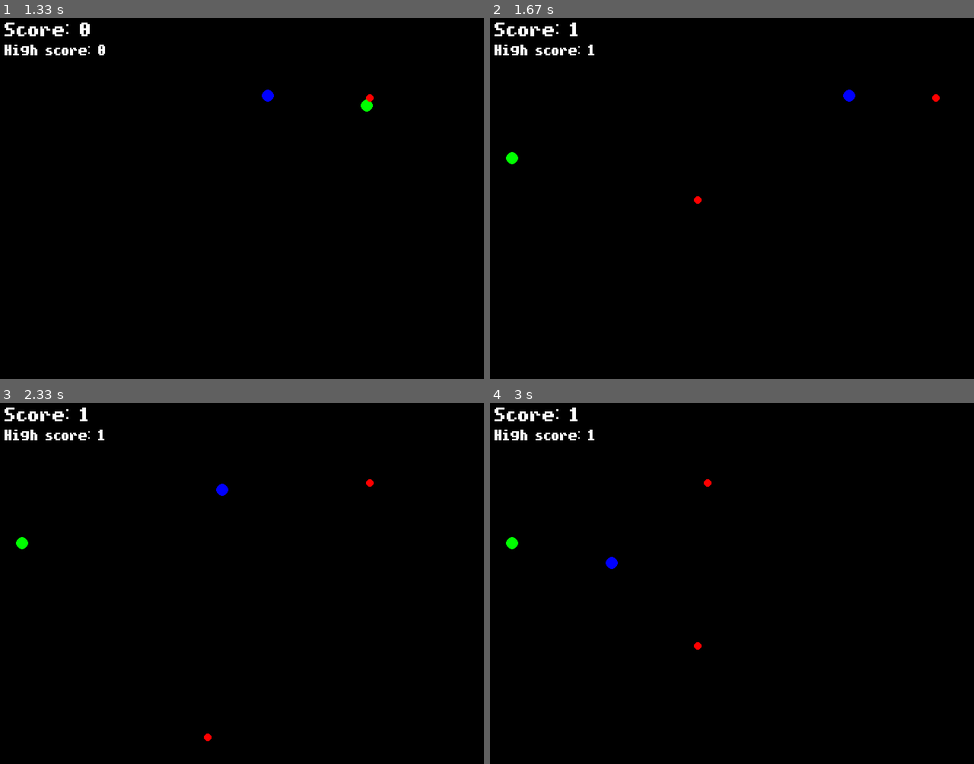
Above: before the commit, frames 1-4 (two rows, left to right).
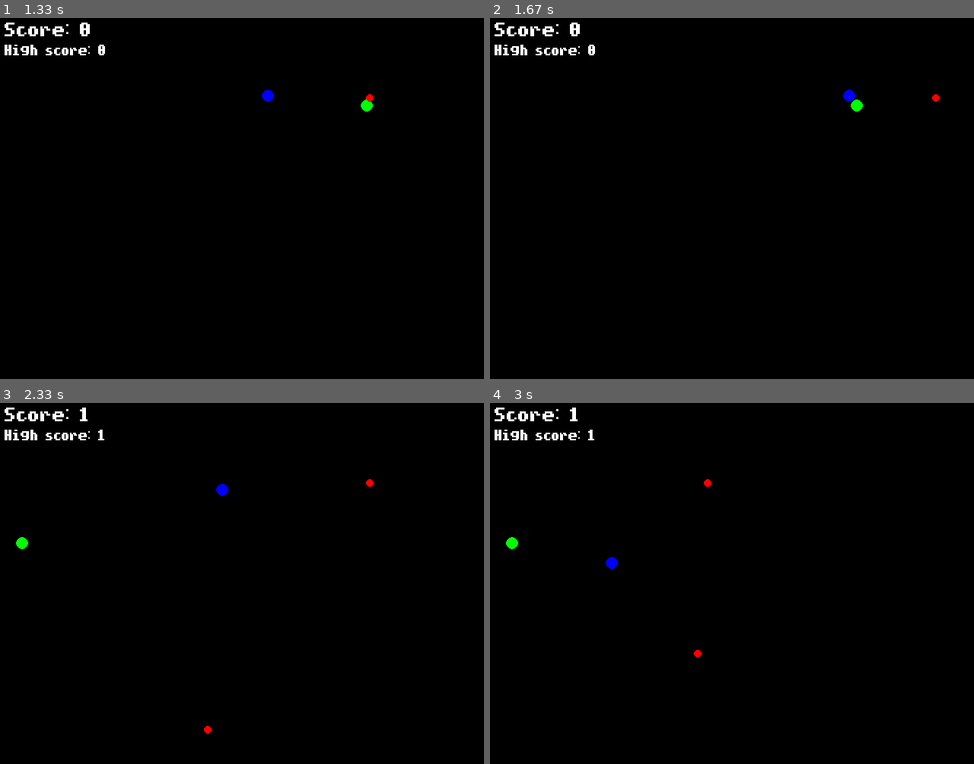
Above: after the commit, the same moments.

Repository: arimendelow/python_games
Game: pygame game, started from eskiv/eskiv.py
Same seed, same stepped clock (60 frames per second), same inputs: the game is played once before the commit and once after it.
Inputs:
- Up to frame 1 (1.33 s): hold Right 0.33-0.8 s; hold Up 0.83-1.18 s; hold Right from 1.22 s (still down)
- Up to frame 2 (1.67 s): keep holding Right
- Up to frame 3 (2.33 s): release Right at 1.68 s; hold Left 1.72-2.25 s; hold Down from 2.28 s (still down)
- Up to frame 4 (3 s): release Down at 2.58 s; hold Left from 2.62 s (still down)

Frame 1 is identical in both runs. In frame 2, 0.2% of the frame differs, in the area x 3-78%, y 1-52%; in frame 3, less than 0.1%; in frame 4, less than 0.1%.

Commit message:
Change collision detection to use hypotenuse of colliding objects

Diff:
--- a/eskiv/eskiv.py
+++ b/eskiv/eskiv.py
@@ -1,5 +1,6 @@
 import pygame
 import random
+import math
 pygame.init() # Always need to do this
 
 # Control the size of the elements
@@ -241,18 +242,18 @@
 
 		# Check collisions between player and objective
 		for obj in objs:
-			if obj.y - obj.radius < player.y + player.radius and obj.y + obj.radius > player.y - player.radius:
-				if obj.x - obj.radius < player.x + player.radius and obj.x + obj.radius > player.x - player.radius:
-					score += 1
-					highScore = score if score > highScore else highScore
-					objs.pop(objs.index(obj))
-					generateObj()
-					generateObst()
+			dist = math.hypot(obj.x - player.x, obj.y - player.y)
+			if dist <= player.radius + obj.radius:
+				score += 1
+				highScore = score if score > highScore else highScore
+				objs.pop(objs.index(obj))
+				generateObj()
+				generateObst()
 
 		# Check collisions between player and obstacles
 		for obst in obsts:
-			if obst.y - obst.radius < player.y + player.radius and obst.y + obst.radius > player.y - player.radius:
-				if obst.x - obst.radius < player.x + player.radius and obst.x + obst.radius > player.x - player.radius:
+			dist = math.hypot(obst.x - player.x, obst.y - player.y)
+			if dist <= player.radius + obst.radius:
 					# Game over
 					return
 
